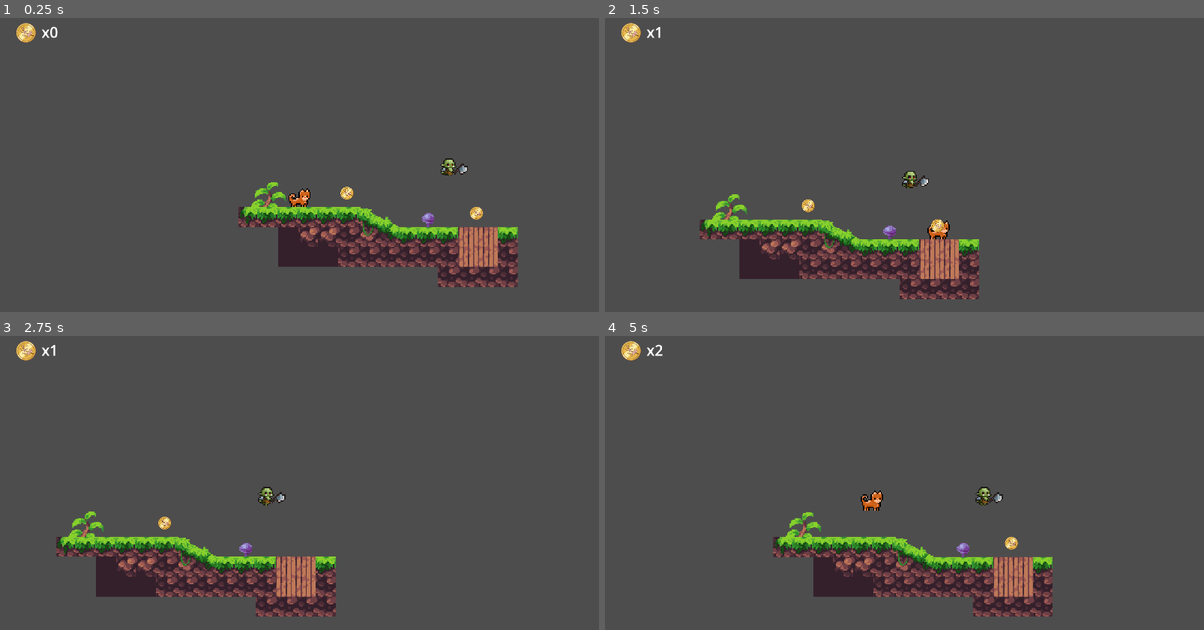
Above: before the commit, frames 1-4 (two rows, left to right).
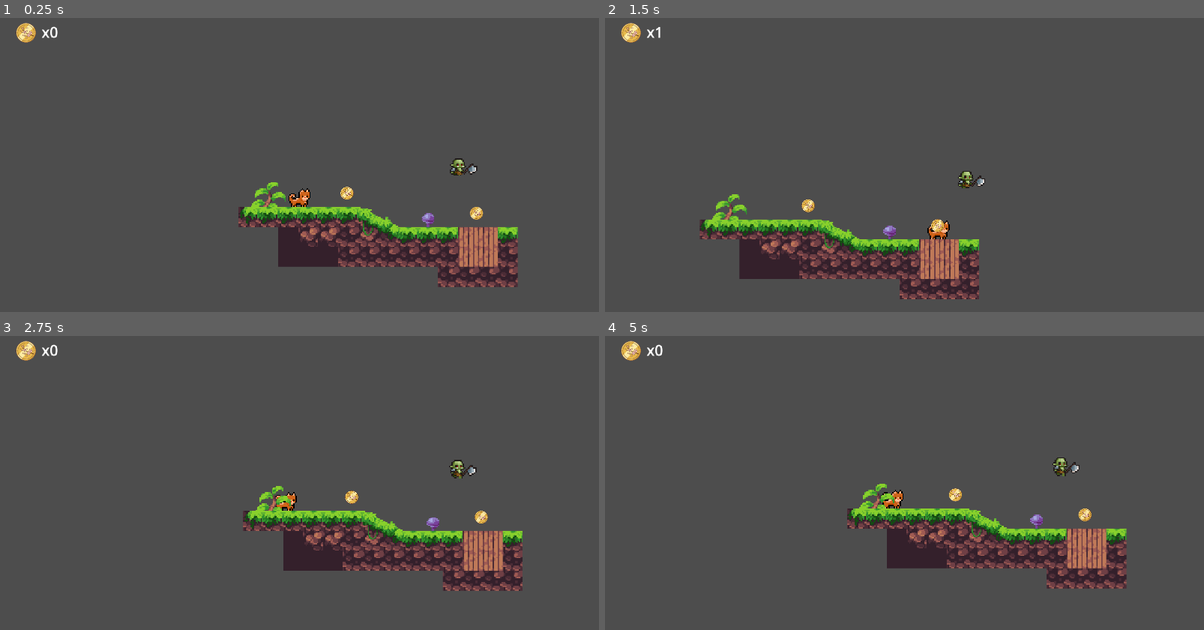
Above: after the commit, the same moments.

Repository: ionutincau/cats
Game: Godot game, scene res://scenes/game.tscn
Same seed, same stepped clock (60 frames per second), same inputs: the game is played once before the commit and once after it.
Inputs:
- Up to frame 1 (0.25 s): no input
- Up to frame 2 (1.5 s): tap Enter (ui_accept) at 0.5, 0.77 s; hold Right (ui_right) from 0.53 s (still down)
- Up to frame 3 (2.75 s): tap Enter (ui_accept) at 1.52 s; release Right (ui_right) at 2.03 s; hold Left (ui_left) from 2.03 s (still down)
- Up to frame 4 (5 s): release Left (ui_left) at 2.78 s; hold Right (ui_right) 2.78-4.28 s; tap Enter (ui_accept) at 3.02, 3.77, 4.52 s; hold Left (ui_left) from 4.28 s (still down)

The runs differ from the first frame. In frame 1, 0.3% of the frame differs, in the area x 73-80%, y 47-54%; in frame 2, 0.3%; in frame 3, 17%, in the area x 8-88%, y 2-96%; in frame 4, 15%.

Commit message:
enemy moves

Diff:
--- a/scenes/enemy.tscn
+++ b/scenes/enemy.tscn
@@ -1,6 +1,8 @@
-[gd_scene load_steps=11 format=3 uid="uid://bk63n57jh7v1b"]
+[gd_scene load_steps=14 format=3 uid="uid://bk63n57jh7v1b"]
 
+[ext_resource type="Script" uid="uid://cujcfrybiv44w" path="res://scripts/enemy.gd" id="1_4ra3w"]
 [ext_resource type="Texture2D" uid="uid://21rmpua4p56h" path="res://assets/sprites/Orc-Walk.png" id="1_7p1mj"]
+[ext_resource type="PackedScene" uid="uid://cyqqhb56vr6sy" path="res://scenes/killzone.tscn" id="2_md0e3"]
 
 [sub_resource type="AtlasTexture" id="AtlasTexture_md0e3"]
 atlas = ExtResource("1_7p1mj")
@@ -66,9 +68,24 @@
 "speed": 10.0
 }]
 
+[sub_resource type="CircleShape2D" id="CircleShape2D_4ra3w"]
+radius = 14.0
+
 [node name="Enemy" type="Node2D"]
+script = ExtResource("1_4ra3w")
 
 [node name="AnimatedSprite2D" type="AnimatedSprite2D" parent="."]
 sprite_frames = SubResource("SpriteFrames_8qclf")
 autoplay = "default"
 frame_progress = 0.956609
+
+[node name="Killzone" parent="." instance=ExtResource("2_md0e3")]
+
+[node name="CollisionShape2D" type="CollisionShape2D" parent="Killzone"]
+shape = SubResource("CircleShape2D_4ra3w")
+
+[node name="RayCastRight" type="RayCast2D" parent="."]
+target_position = Vector2(22, 0)
+
+[node name="RayCastLeft" type="RayCast2D" parent="."]
+target_position = Vector2(-22, 0)
--- /dev/null
+++ b/scripts/enemy.gd
@@ -0,0 +1,20 @@
+extends Node2D
+
+@onready var ray_cast_right: RayCast2D = $RayCastRight
+@onready var ray_cast_left: RayCast2D = $RayCastLeft
+@onready var animated_sprite_2d: AnimatedSprite2D = $AnimatedSprite2D
+
+const SPEED = 30
+
+var direction = 1
+
+# Called every frame. 'delta' is the elapsed time since the previous frame.
+func _process(delta: float) -> void:
+	if ray_cast_right.is_colliding():
+		direction = -1
+		animated_sprite_2d.flip_h = true
+	if ray_cast_left.is_colliding():
+		direction = 1
+		animated_sprite_2d.flip_h = false
+
+	position.x += direction * SPEED * delta
Not shown, added: scripts/enemy.gd.uid
